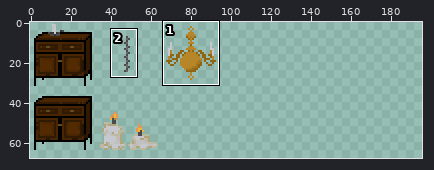
Two states of a sprite sheet, Thallas - Copy/Assets/LVL/Props1.png. The first picture is a wide view before the edit; the outline marks the close-up.
Close-up. First the earlier version:
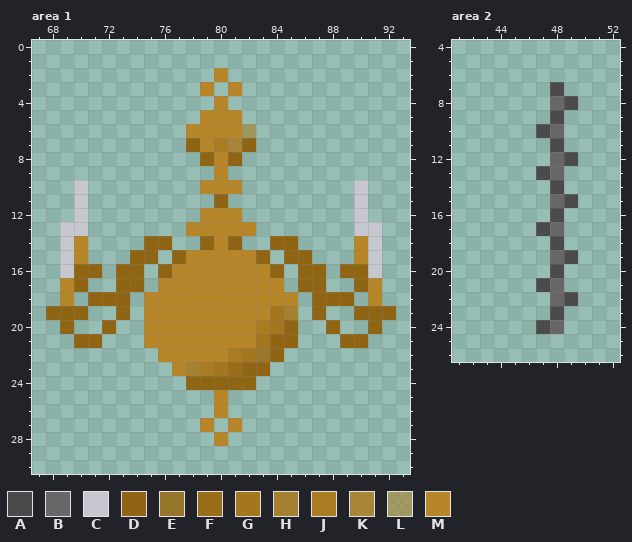
The file is 300x300 pixels. Colours within 5 levels of each other are drawn and written as one. Shown: area 1: x 67..93, y 0..30; area 2: x 41..52, y 4..26. The old version is drawn lined up with the new one, on the new canvas. The wide view leaves out empty margins. The commit also changed other parts of the picture, which this record leaves out.
Palette (. is transparent): A #4b4b4b  B #686666  C #c7c8cf  D #8f6514  E #996d19e2  F #9a6e19  G #a4771f  H #a77a20e2  J #aa7c22  K #ab7c22d6  L #ae7f248d  M #b68628
Pixels before, area 1, first column x 68:
 2 ............M............
 3 ...........M.M...........
 4 ............M............
 5 ...........MMM...........
 6 ..........MMMML..........
 7 ..........DMJKD..........
 8 ...........DMD...........
 9 ............M............
10 ..C........MMM........C..
11 ..C.........D.........C..
12 ..C........MMM........C..
13 .CC.......MMMMM.......CC.
14 .CM....DD..DMD..DD....MC.
15 .CM...DD.DMMMMMD.DD...MC.
16 .CDD.DD.DMMMMMMMD.DD.DDC.
17 .MD..DD.MMMMMMMMM.DD..DM.
18 .M.DDD.MMMMMMMMMMM.DDD.M.
19 DDD..D.MMMMMMMMMGH.D..DDD
20 .D..D..MMMMMMMMJGD..D..D.
21 ..DD...MMMMMMMMGDD...DD..
22 ........MMMMMJGED........
23 .........MHJGFDD.........
24 ..........DDDDD..........
25 ............M............
26 ............M............
27 ...........M.M...........
28 ............M............
Pixels before, area 2, first column x 47:
 7 .A.
 8 .BA
 9 .A.
10 AB.
11 .A.
12 .BA
13 AB.
14 .A.
15 .BA
16 .A.
17 AB.
18 .A.
19 .BA
20 .A.
21 AB.
22 .BA
23 .A.
24 AB.
New version:
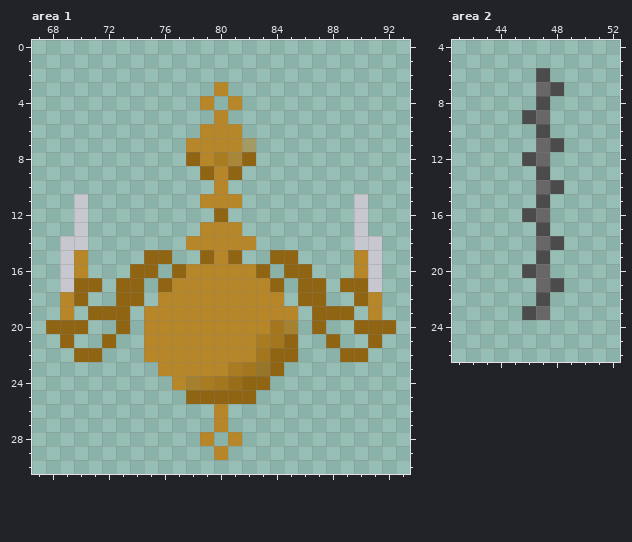
Difference:
canvas 300x300 -> 400x300, the old top-left corner now at 1,0
Changed rows in their new state; - is an unchanged pixel.
Area 1:
first column x 68:
 2 ------------.------------
 3 -----------.M.-----------
 4 -----------M.M-----------
 5 -----------.-.-----------
 6 ----------.---.----------
 7 ----------M-MML----------
 8 ----------DMJKD----------
 9 -----------D-D-----------
10 --.--------.-.--------.--
11 -----------MMM-----------
12 -----------.D.-----------
13 -.--------.---.--------.-
14 --C----..-MM-MM-..----C--
15 ------.-D..D-D..D-.------
16 --M.-.-D.D-----D.D-.-.M--
17 -C-D----D-------D----D-C-
18 --D..-D.---------.D-..D--
19 .M.DD-----------MM--DD.M.
20 D-D-.D---------M-H-D.-D-D
21 -D..D----------JG---D..D-
22 --DD---M-----MMG-D---DD--
23 --------M-MMMJGED--------
24 ---------MHJGF-D---------
25 ----------DDDDD----------
27 -----------.M.-----------
28 -----------M.M-----------
29 ------------M------------
Area 2:
first column x 46:
 6 -A--
 7 -B--
 8 -A..
 9 AB.-
10 --.-
11 -B--
12 AB..
13 --.-
14 -B--
15 -A..
16 AB.-
17 --.-
18 -B--
19 -A..
20 AB.-
21 -BA-
22 -A..
23 AB.-
24 -..-
